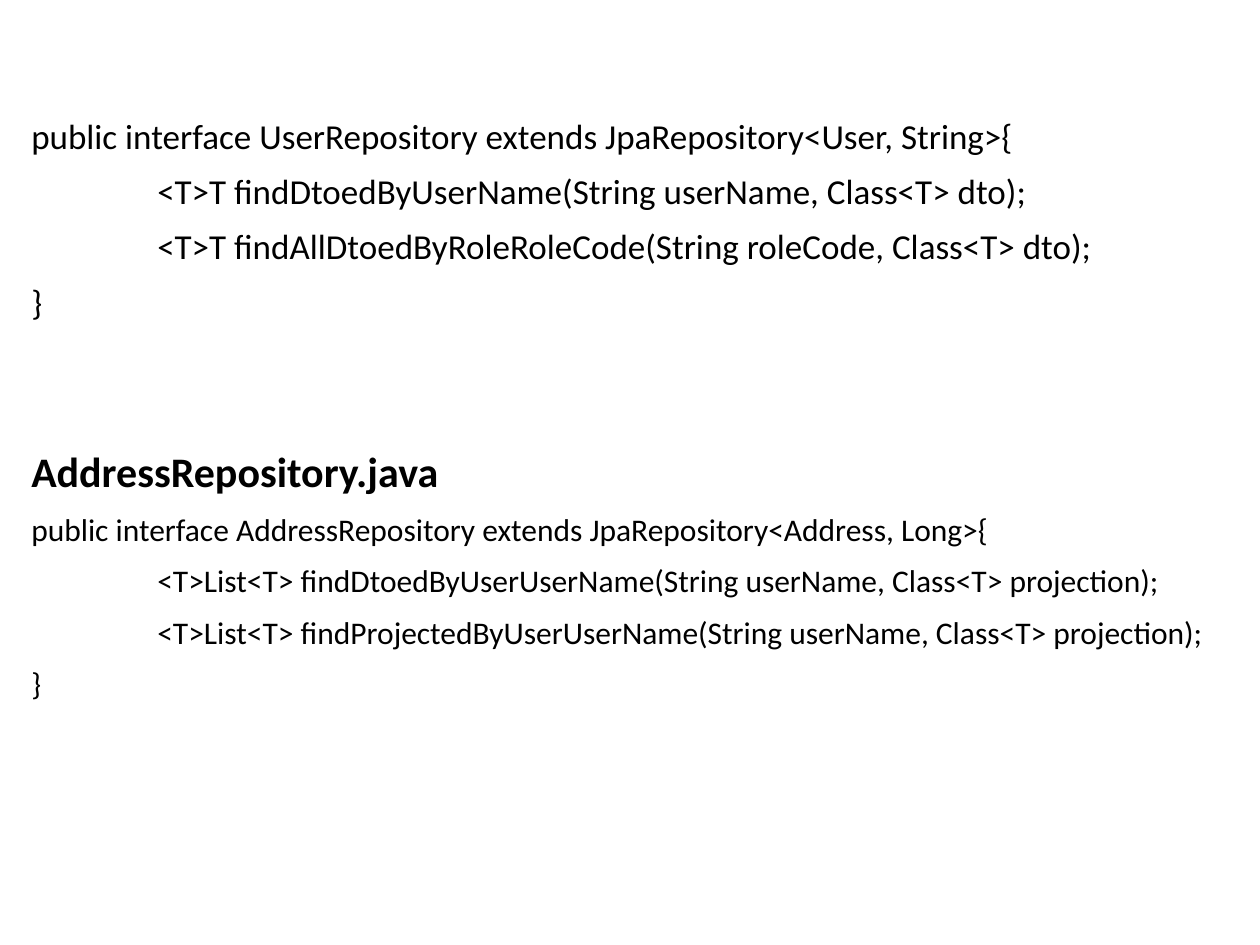
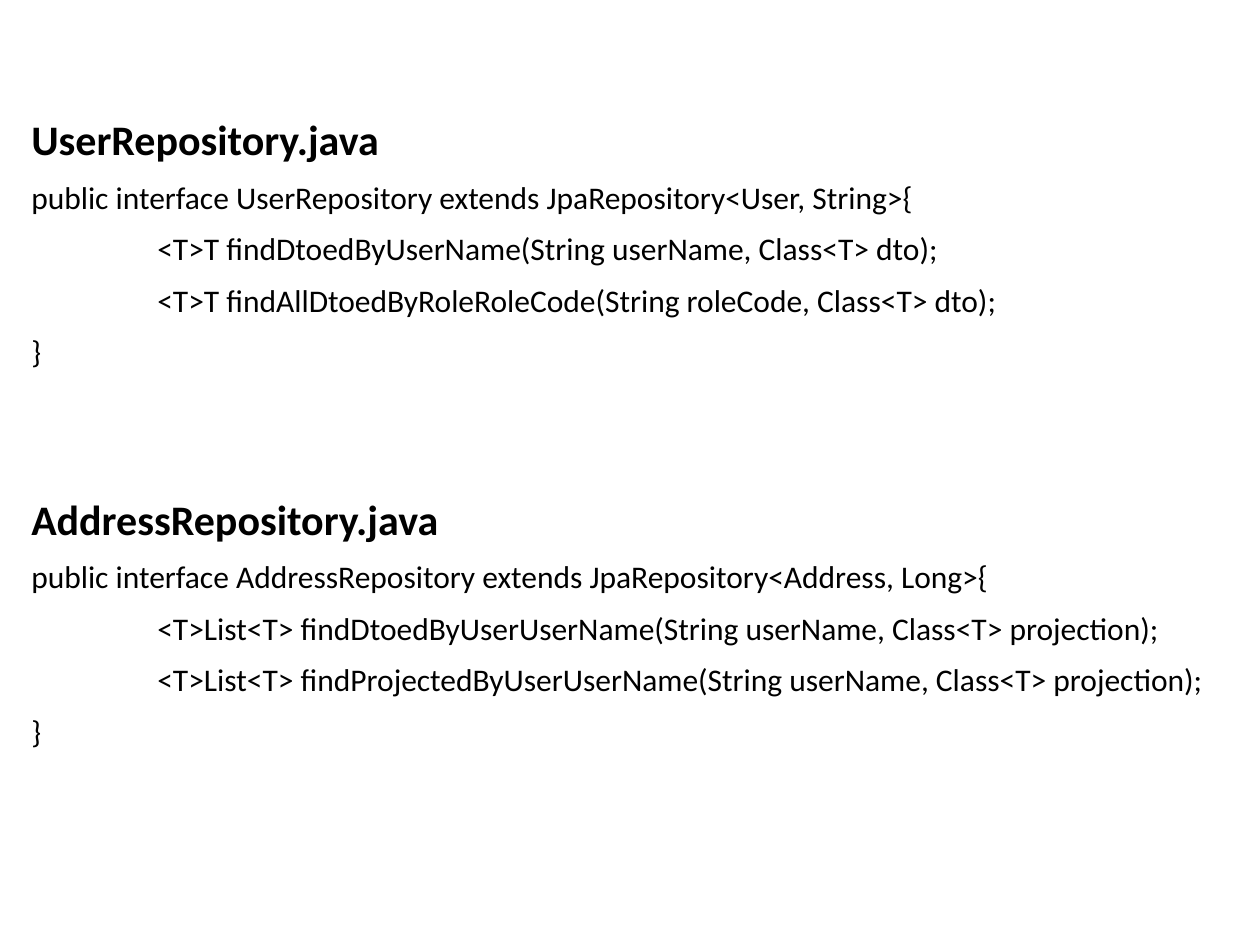
Before and after one commit to vishalrangras/spring-boot-sample, a slide deck: slide 64 of Developing with Spring Boot.pptx (slide 57 before the commit). Drawn at 1260x945 pixels with LibreOffice and Linux fonts; fonts in the diff are those of the drawing; background and template pictures are left out. Boxes give left, top, right and bottom in pixels: in the first picture for what was removed or moved away, otherwise in the second. Text is boxed around its words. In the diff, an @@ line names an element or a change of style, - is before the commit and + after.

```diff
--- a/Developing with Spring Boot.pptx
+++ b/Developing with Spring Boot.pptx
@@ text at (x1=31, y1=125, x2=379, y2=162): paragraph added @@
+UserRepository.java
@@ text at (x1=31, y1=186, x2=996, y2=318): size 20 to 18 pt in "public interface UserRepository extends JpaRepository<User,  ...", "<T>T findDtoedByUserName(String userName, Class<T> dto);", "<T>T findAllDtoedByRoleRoleCode(String roleCode, Class<T> dt ...", "}" @@
```
Also in this commit, not shown: 21 other slides changed, 19 slides added.
